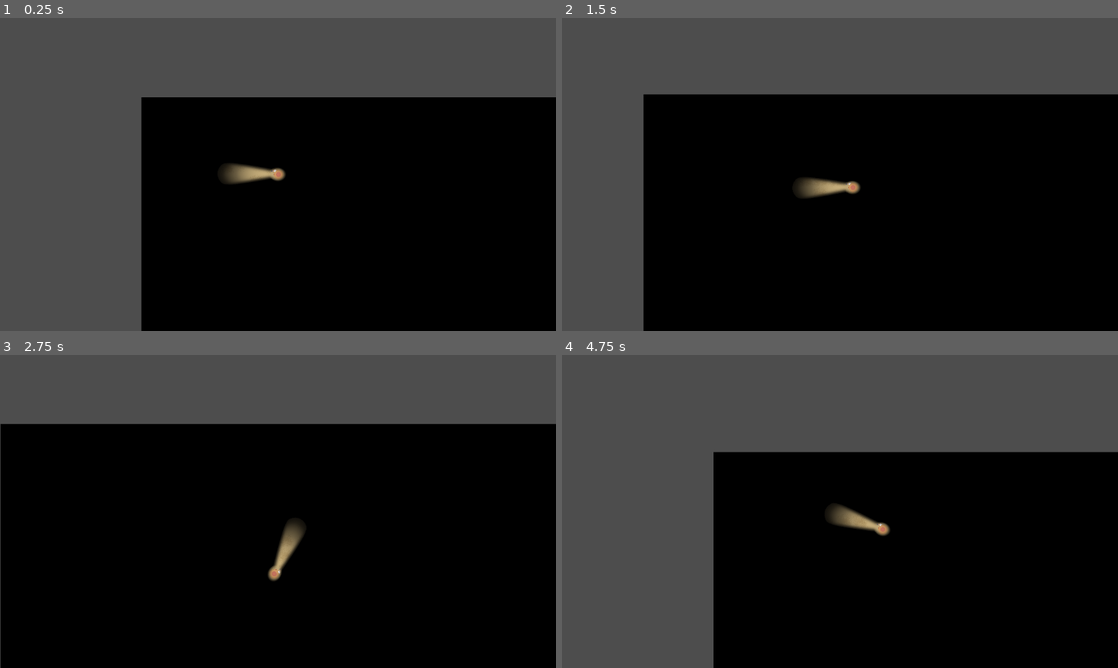
Above: before the commit, frames 1-4 (two rows, left to right).
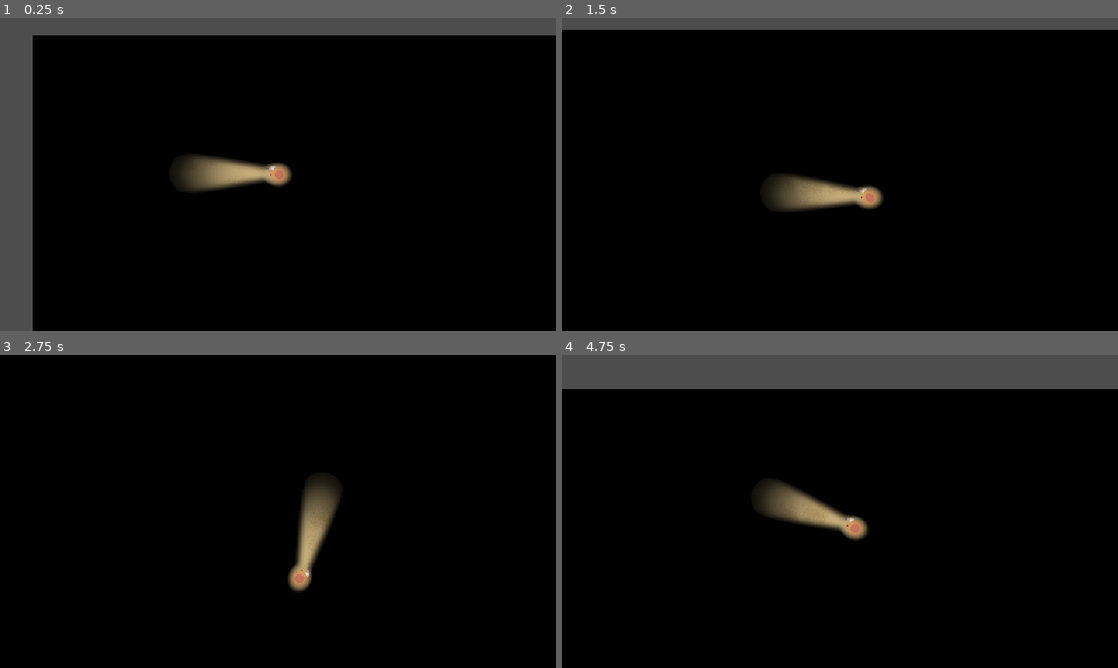
Above: after the commit, the same moments.

Repository: jakeupz/BloodArenaGameJam
Game: Godot game, scene res://Scenes/Main/main.tscn
The game is run twice, just before and just after one commit, with the same random seed, the same clock (stepped at 60 frames per second) and the same inputs.
Inputs (mouse positions are in pixels of both pictures, inside the frame that each line leads up to):
- Up to frame 1 (0.25 s): no input
- Up to frame 2 (1.5 s): tap Enter at 0.5 s; move the mouse to (962, 158) at 0.52 s; hold D (move_right) 0.53-1.28 s; move the mouse to (728, 190) at 1.27 s; hold S (move_down) from 1.28 s (still down)
- Up to frame 3 (2.75 s): move the mouse to (333, 442) at 2.02 s; release S (move_down) at 2.03 s; hold D (move_right) from 2.03 s (still down)
- Up to frame 4 (4.75 s): move the mouse to (812, 574) at 2.77 s; release D (move_right) at 2.78 s; hold W (move_up) 2.78-3.53 s; move the mouse to (1006, 558) at 3.52 s; hold A (move_left) from 3.53 s (still down); move the mouse to (673, 464) at 4.27 s

The runs differ from the first frame. In frame 1, 35% of the frame differs, in the area x 5-100%, y 5-100%; in frame 2, 33%; in frame 3, 24%; in frame 4, 41%, in the area x 0-100%, y 10-100%.

Commit message:
Change viewport

Diff:
--- a/project.godot
+++ b/project.godot
@@ -17,6 +17,8 @@
 
 [display]
 
+window/size/viewport_width=640
+window/size/viewport_height=360
 window/size/window_width_override=1920
 window/size/window_height_override=1080
 window/stretch/mode="viewport"
